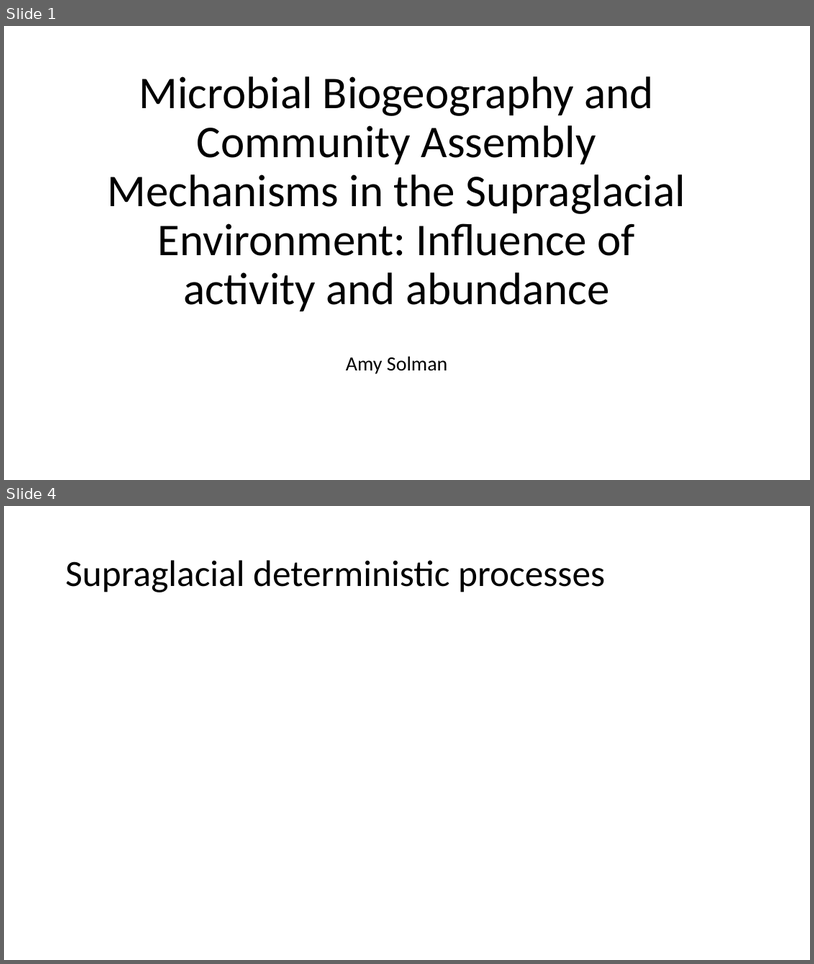
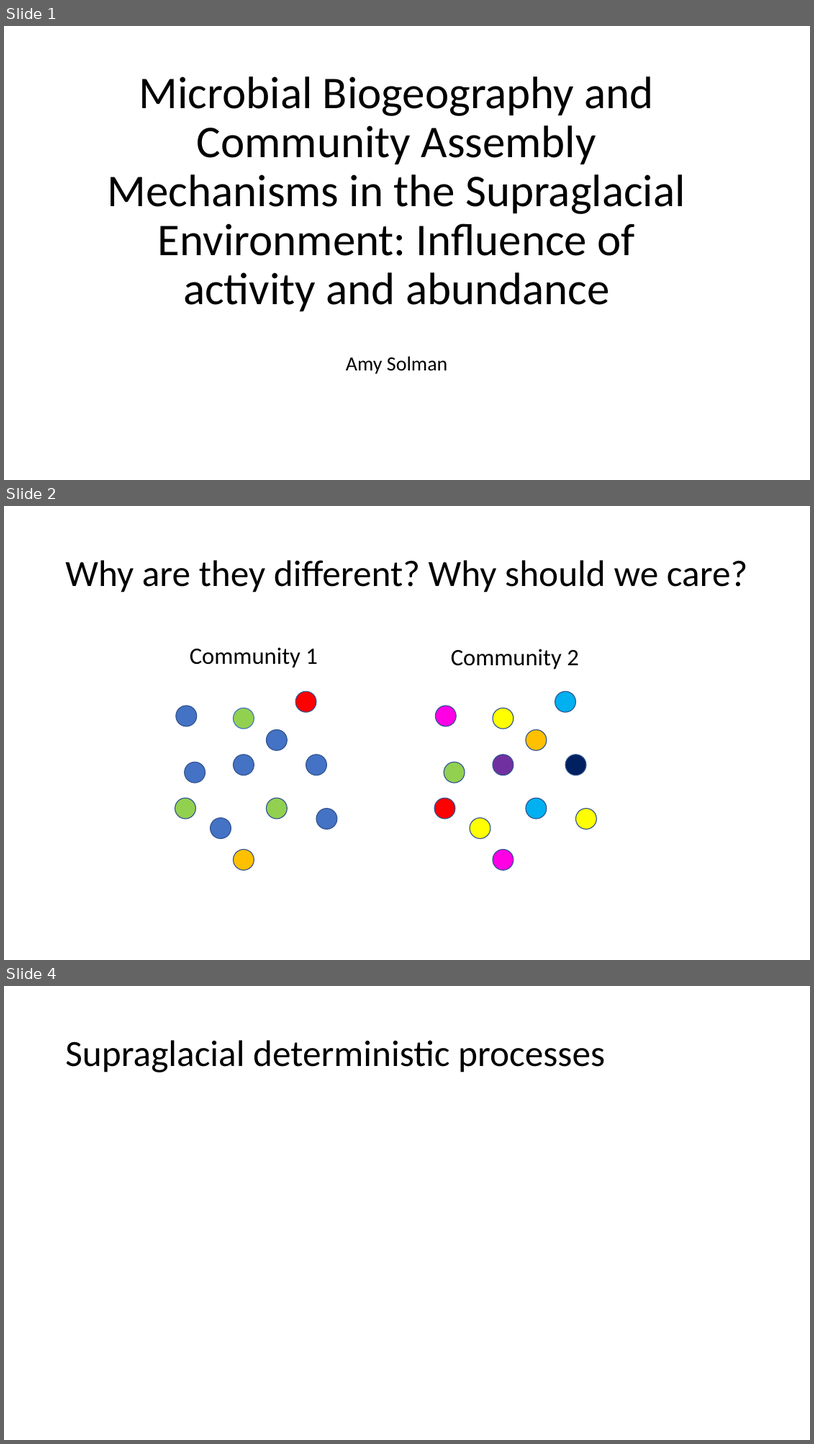
Before and after one commit to amysolman/PhD, a slide deck: Projects/Chapter1/community-assembly.pptx. Shown one above the other, each under a label of ours: slides 1 and 4 before the commit, slides 1, 2 and 4 after it; the slides between them are not shown. The pictures are 814x964 and 814x1444 pixels, drawn with LibreOffice and Linux fonts; fonts in the diff are those of the drawing. Boxes give left, top, right and bottom in pixels: in the first picture for what was removed or moved away, otherwise in the second. Text is boxed around its words. In the diff, an @@ line names an element or a change of style, - is before the commit and + after.

Commit message:
Updated community assembly presentation

```diff
--- a/Projects/Chapter1/community-assembly.pptx
+++ b/Projects/Chapter1/community-assembly.pptx
@@ slide 2 added at <box>4,506,810,960</box>, background #FFFFFF @@
@@ title added at <box>65,560,748,592</box>, 44 pt, text #000000 @@
+Why are they different? Why should we care?
@@ text added at <box>190,647,318,668</box>, 28 pt, text #000000 @@
+Community 1
@@ text added at <box>451,649,579,669</box>, 28 pt, text #000000 @@
+Community 2
@@ ellipse added at <box>296,691,316,712</box>, fill #FF0000, outline #325491 1 pt @@
@@ ellipse added at <box>555,691,576,712</box>, fill #00B0F0, outline #325491 1 pt @@
@@ ellipse added at <box>176,705,196,726</box>, fill #4472C4, outline #325491 1 pt @@
@@ ellipse added at <box>233,708,254,728</box>, fill #92D050, outline #4472C4 1 pt @@
@@ ellipse added at <box>436,705,456,726</box>, fill #FF00E5, outline #325491 1 pt @@
@@ ellipse added at <box>493,708,513,728</box>, fill #FFFF00, outline #325491 1 pt @@
@@ ellipse added at <box>267,730,287,750</box>, fill #4472C4, outline #325491 1 pt @@
@@ ellipse added at <box>526,730,547,750</box>, fill #FFC000, outline #325491 1 pt @@
@@ ellipse added at <box>184,762,205,782</box>, fill #4472C4, outline #325491 1 pt @@
@@ ellipse added at <box>233,754,254,775</box>, fill #4472C4, outline #325491 1 pt @@
@@ ellipse added at <box>306,754,327,775</box>, fill #4472C4, outline #325491 1 pt @@
@@ ellipse added at <box>445,762,465,782</box>, fill #92D050, outline #325491 1 pt @@
@@ ellipse added at <box>493,754,513,775</box>, fill #7030A0, outline #325491 1 pt @@
@@ ellipse added at <box>566,754,586,775</box>, fill #002060, outline #325491 1 pt @@
@@ ellipse added at <box>175,798,196,818</box>, fill #92D050, outline #325491 1 pt @@
@@ ellipse added at <box>267,798,287,818</box>, fill #92D050, outline #325491 1 pt @@
@@ ellipse added at <box>316,808,337,829</box>, fill #4472C4, outline #325491 1 pt @@
@@ ellipse added at <box>435,798,455,818</box>, fill #FF0000, outline #325491 1 pt @@
@@ ellipse added at <box>526,798,547,818</box>, fill #00B0F0, outline #325491 1 pt @@
@@ ellipse added at <box>576,808,597,829</box>, fill #FFFF00, outline #325491 1 pt @@
@@ ellipse added at <box>211,818,231,838</box>, fill #4472C4, outline #325491 1 pt @@
@@ ellipse added at <box>470,818,491,838</box>, fill #FFFF00, outline #325491 1 pt @@
@@ ellipse added at <box>233,849,254,870</box>, fill #FFC000, outline #325491 1 pt @@
@@ ellipse added at <box>493,849,513,870</box>, fill #FF00E5, outline #325491 1 pt @@
```
Also in this commit, not shown: 1 slide changed, 1 slide removed.
